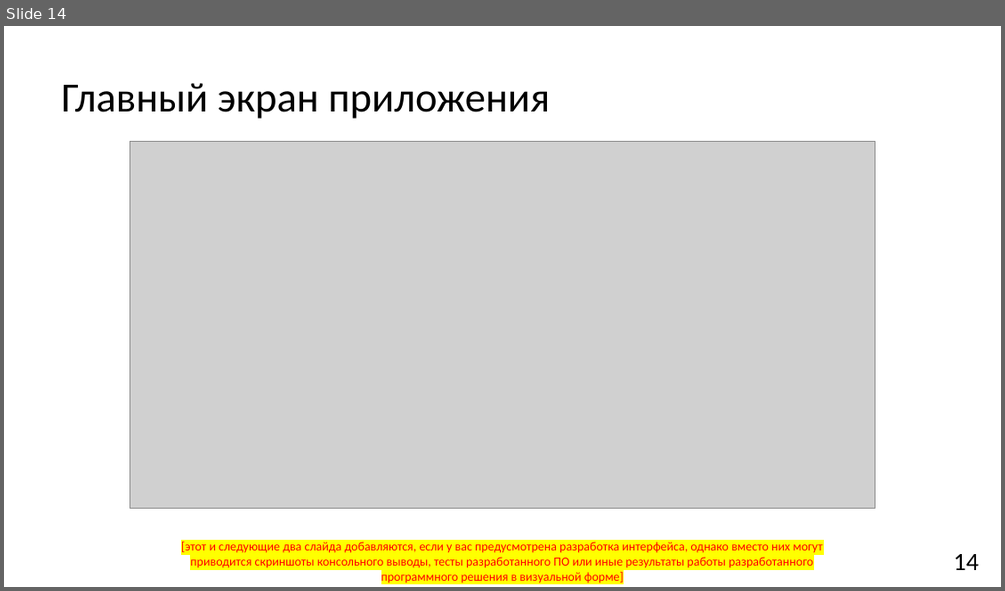
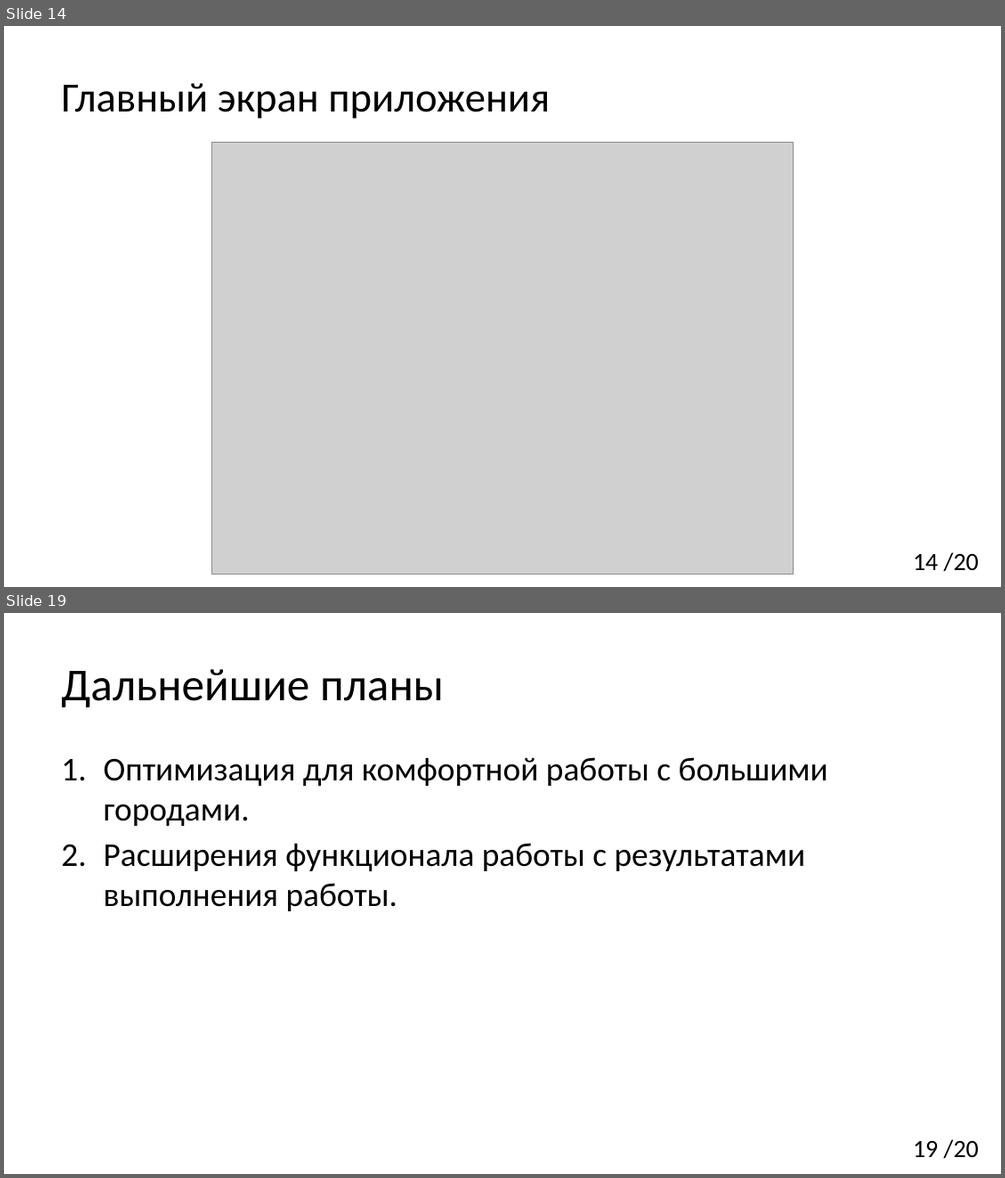
Before and after one commit to YaroslavMestkovsky/VKR, a slide deck: 3 [Презентация].pptx. Shown one above the other, each under a label of ours: slide 14 before the commit, slides 14 and 19 after it; the slides between them are not shown. The pictures are 1005x591 and 1005x1178 pixels, drawn with LibreOffice and Linux fonts; fonts in the diff are those of the drawing; grey boxes stand for pictures. Boxes give left, top, right and bottom in pixels: in the first picture for what was removed or moved away, otherwise in the second. Text is boxed around its words. In the diff, an @@ line names an element or a change of style, - is before the commit and + after.

```diff
--- a/3 [Презентация].pptx
+++ b/3 [Презентация].pptx
@@ slide 19 added at (4, 613, 1001, 1174), background #FFFFFF @@
@@ title added at (61, 669, 444, 707), 44 pt, text #000000 @@
+Дальнейшие планы
@@ text added at (104, 757, 828, 911), 32 pt, text #000000 @@
+1. Оптимизация для комфортной работы с большими городами.
+2. Расширения функционала работы с результатами выполнения работы.
@@ page number added at (913, 1139, 979, 1158), 24 pt, text #000000 @@
+19 /20
@@ slide 14 changed as well @@
@@ picture: place and size @@
-picture at (130, 142, 875, 508)
+picture at (212, 142, 793, 574)
@@ text removed at (181, 541, 822, 583) @@
-[этот и следующие два слайда добавляются, если у вас предусмотрена разработка интерфейса, однако вместо них могут приводится скриншоты консольного выводы, тесты разработанного ПО или иные результаты работы разработанного программного решения в визуальной форме]
@@ page number at (913, 552, 979, 571): text changed @@
-14
+14 /20
```
Also in this commit, not shown: 3 other slides changed, 14 other slides added, 14 slides removed, 1 other file.
